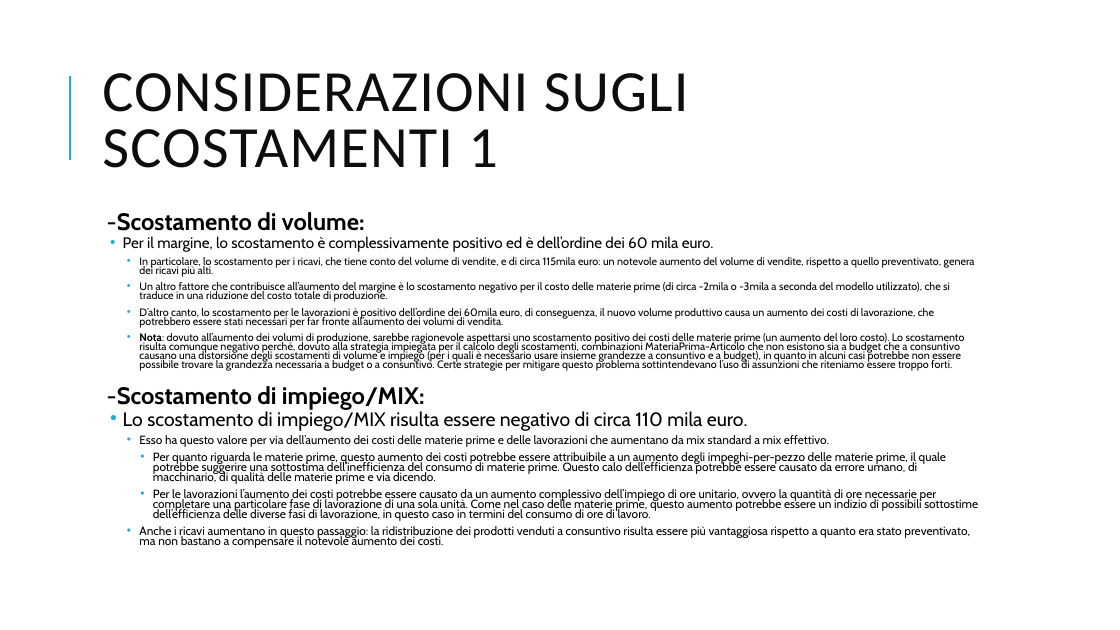
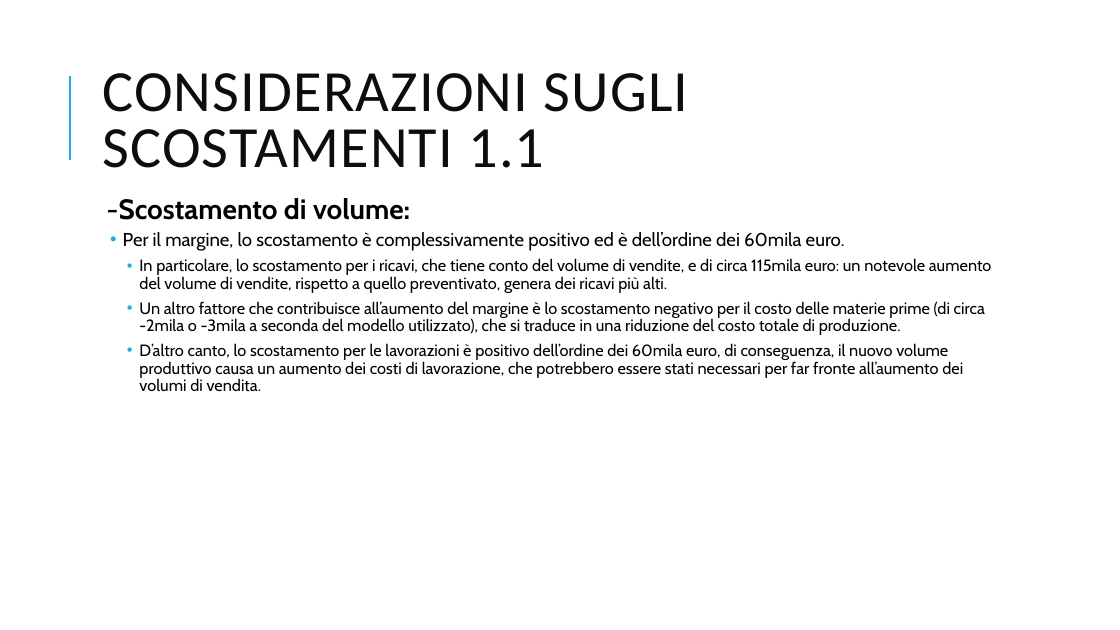
Before and after one commit to VinciGit00/SCGProject, a slide deck: slide 17 of Document/PresentazioneProgetto.pptx (slide 15 before the commit). Drawn at 1120x630 pixels with LibreOffice and Linux fonts; fonts in the diff are those of the drawing. Boxes give left, top, right and bottom in pixels: in the first picture for what was removed or moved away, otherwise in the second. Text is boxed around its words. In the diff, an @@ line names an element or a change of style, - is before the commit and + after.

```diff
--- a/Document/PresentazioneProgetto.pptx
+++ b/Document/PresentazioneProgetto.pptx
@@ title at (102,73,689,168): text changed @@
-CONSIDERAZIONI SUGLI SCOSTAMENTI 1
+CONSIDERAZIONI SUGLI SCOSTAMENTI 1.1
@@ text "-Scostamento di volume:": place and size @@
-text "-Scostamento di volume:" at (107,212,978,548)
+text "-Scostamento di volume:" at (107,198,992,391)
@@ text at (107,198,992,391): size 20.4 to 24 pt in "-Scostamento di volume:"; size 9.2 to 14 pt in "In particolare, lo scostamento per i ricavi, ...", "Un altro fattore che contribuisce all’aumento del ...", "D’altro canto, lo scostamento per le lavorazioni ..."; line spacing 0.7 to 0.9 @@
@@ text at (123,232,845,251): text changed; size 12.9 to 16 pt @@
-  • Per il margine, lo scostamento è complessivamente positivo ed è dell’ordine dei 60 mila euro.
+  • Per il margine, lo scostamento è complessivamente positivo ed è dell’ordine dei 60mila euro.
@@ text at (107,333,978,548): paragraphs removed @@
-    • Nota: dovuto all’aumento dei volumi di produzione, sarebbe ragionevole aspettarsi uno scostamento positivo dei costi delle materie prime (un aumento del loro costo). Lo scostamento risulta comunque negativo perché, dovuto alla strategia impiegata per il calcolo degli scostamenti, combinazioni MateriaPrima-Articolo che non esistono sia a budget che a consuntivo causano una distorsione degli scostamenti di volume e impiego (per i quali è necessario usare insieme grandezze a consuntivo e a budget), in quanto in alcuni casi potrebbe non essere possibile trovare la grandezza necessaria a budget o a consuntivo. Certe strategie per mitigare questo problema sottintendevano l’uso di assunzioni che riteniamo essere troppo forti.
-  -Scostamento di impiego/MIX:
-  • Lo scostamento di impiego/MIX risulta essere negativo di circa 110 mila euro.
-    • Esso ha questo valore per via dell’aumento dei costi delle materie prime e delle lavorazioni che aumentano da mix standard a mix effettivo.
-      • Per quanto riguarda le materie prime, questo aumento dei costi potrebbe essere attribuibile a un aumento degli impeghi-per-pezzo delle materie prime, il quale potrebbe suggerire una sottostima dell’inefficienza del consumo di materie prime. Questo calo dell’efficienza potrebbe essere causato da errore umano, di macchinario, di qualità delle materie prime e via dicendo.
-      • Per le lavorazioni l’aumento dei costi potrebbe essere causato da un aumento complessivo dell’impiego di ore unitario, ovvero la quantità di ore necessarie per completare una particolare fase di lavorazione di una sola unità. Come nel caso delle materie prime, questo aumento potrebbe essere un indizio di possibili sottostime dell’efficienza delle diverse fasi di lavorazione, in questo caso in termini del consumo di ore di lavoro.
-    • Anche i ricavi aumentano in questo passaggio: la ridistribuzione dei prodotti venduti a consuntivo risulta essere più vantaggiosa rispetto a quanto era stato preventivato, ma non bastano a compensare il notevole aumento dei costi.
```
Also in this commit, not shown: 11 other slides changed, 7 slides added, 8 slides removed, 6 other files.
